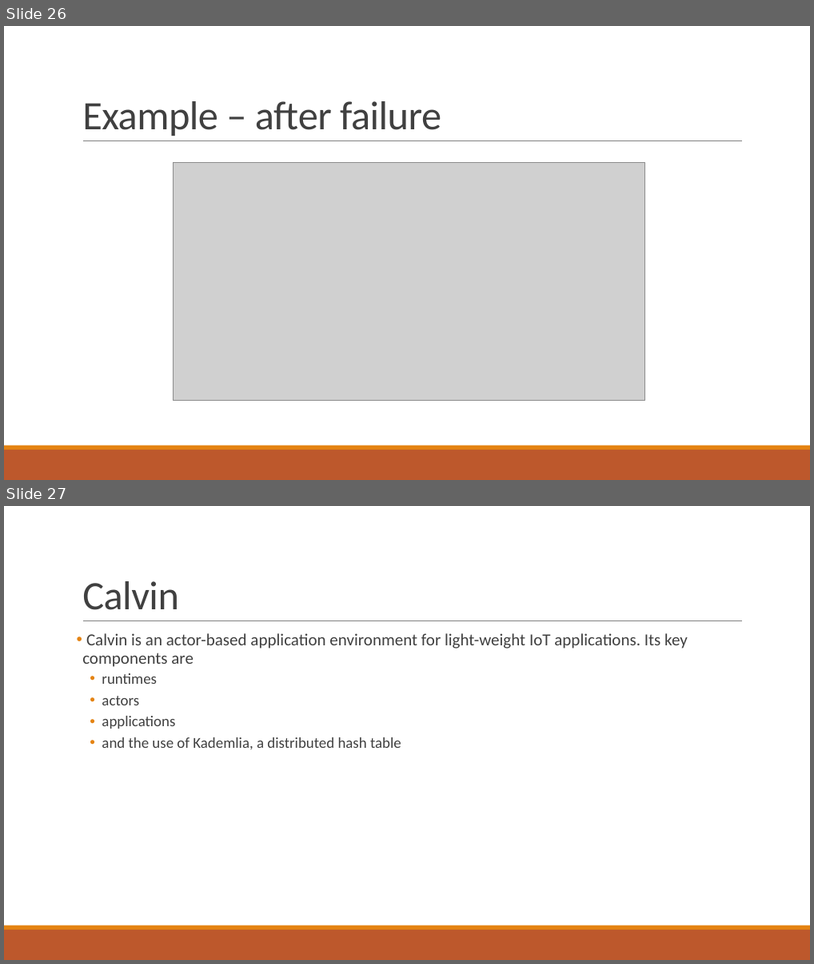
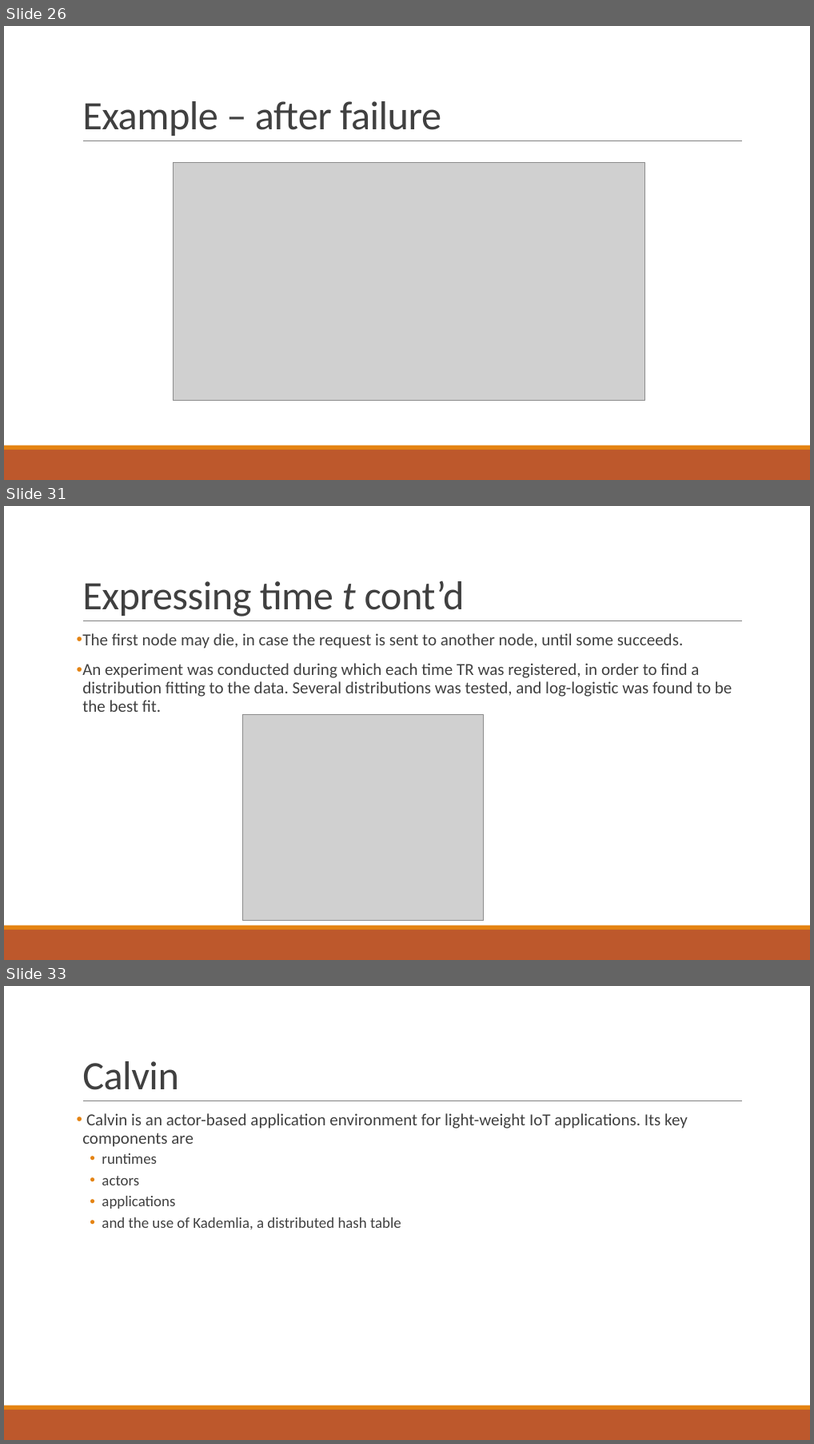
Before and after one commit to PStahl/master_thesis, a slide deck: presentation/presentation.pptx. Shown one above the other, each under a label of ours: slides 26 and 27 before the commit, slides 26, 31 and 33 after it; the slides between them are not shown. The pictures are 814x964 and 814x1444 pixels, drawn with LibreOffice and Linux fonts; fonts in the diff are those of the drawing; grey boxes stand for pictures. Boxes give left, top, right and bottom in pixels: in the first picture for what was removed or moved away, otherwise in the second. Text is boxed around its words. In the diff, an @@ line names an element or a change of style, - is before the commit and + after.

```diff
--- a/presentation/presentation.pptx
+++ b/presentation/presentation.pptx
@@ slide 31 added at bbox=[4, 506, 810, 960], background #FFFFFF; not listed: 3 template elements that a slide beside it also shows @@
@@ title added at bbox=[82, 580, 465, 616], 48 pt, text #404040 @@
+Expressing time t cont’d
@@ text added at bbox=[82, 633, 732, 712], 20 pt, text #404040 @@
+• The first node may die, in case the request is sent to another node, until some succeeds.
+• An experiment was conducted during which each time TR was registered, in order to find a distribution fitting to the data. Several distributions was tested, and log-logistic was found to be the best fit.
@@ picture added at bbox=[243, 715, 484, 920] @@
@@ what was slide 27 is now slide 33 @@
```
Also in this commit, not shown: 8 slides changed, 5 other slides added.
